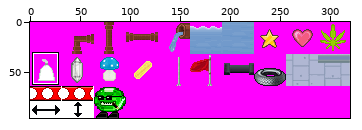
A sprite sheet gets an edit: H3RO_2.0/graphics/tileset3B.png. Above: a wide view before the commit, with the close-up outlined.
Close-up. Before the edit:
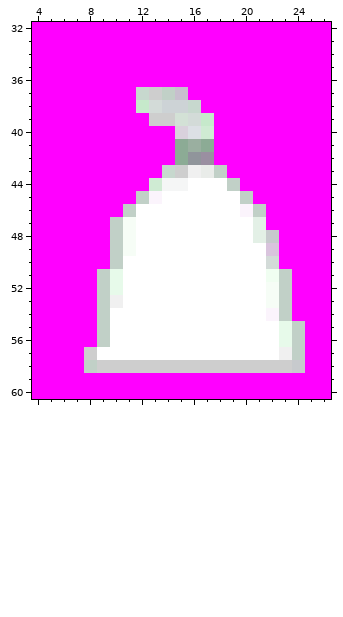
The file is 320x96 pixels. Colours within 5 levels of each other are drawn and written as one. Shown: x 4..26, y 32..60. The commit also changed other parts of the picture, which this record leaves out.
Once edited:
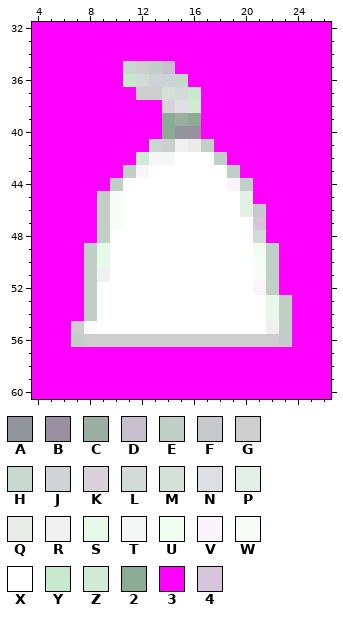
Palette (. is transparent): A #90959b  B #9a8fa1  C #9aafa0  D #c8bfce  E #c1d0c7  F #c7cacd  G #cecece  H #c7d8ce  J #cdd3d6  K #d9d1dc  L #d3dbd8  M #d3e1d6  N #dce0e5  P #e3f0e6  Q #e9ece9  R #f0f0f0  S #e7faea  T #f5f6f6  U #f0fef1  V #fbf4fc  W #f6fdf6  X #ffffff  Y #c6e9cb  Z #cfebd3  2 #8cab95  3 #ff00ff  4 #d9c4dd
From old to new:
@@ x 4..26 @@
 34 33333333333333333333333
-35 33333333333333333333333
-36 33333333333333333333333
-37 33333333HGED33333333333
-38 33333333YLJJH3333333333
-39 333333333GGMLY333333333
-40 33333333333KNZ333333333
-41 333333333332C2333333333
-42 333333333332AB333333333
-43 3333333333HGRQE33333333
-44 333333333ZTTXXXE3333333
-45 33333333EVXXXXXXE333333
-46 3333333EXXXXXXXXVE33333
-47 333333EWXXXXXXXXXP33333
-48 333333EWXXXXXXXXXPF3333
-49 333333EWXXXXXXXXXX43333
-50 333333EXXXXXXXXXXXL3333
-51 33333ESXXXXXXXXXXXUE333
-52 33333ESXXXXXXXXXXXWE333
-53 33333ERXXXXXXXXXXXWE333
-54 33333EXXXXXXXXXXXXVE333
-55 33333EXXXXXXXXXXXXXSE33
-56 33333EXXXXXXXXXXXXXSE33
-57 3333GXXXXXXXXXXXXXXRE33
-58 3333EGGGGGGGGGGGGGGGF33
+35 3333333HGED333333333333
+36 3333333YLJJH33333333333
+37 33333333GGMLY3333333333
+38 3333333333KNZ3333333333
+39 33333333332C23333333333
+40 33333333332AB3333333333
+41 333333333HGRQE333333333
+42 33333333ZTTXXXE33333333
+43 3333333EVXXXXXXE3333333
+44 333333EXXXXXXXXVE333333
+45 33333EWXXXXXXXXXP333333
+46 33333EWXXXXXXXXXPF33333
+47 33333EWXXXXXXXXXX433333
+48 33333EXXXXXXXXXXXL33333
+49 3333ESXXXXXXXXXXXUE3333
+50 3333ESXXXXXXXXXXXWE3333
+51 3333ERXXXXXXXXXXXWE3333
+52 3333EXXXXXXXXXXXXVE3333
+53 3333EXXXXXXXXXXXXXSE333
+54 3333EXXXXXXXXXXXXXSE333
+55 333GXXXXXXXXXXXXXXRE333
+56 333EGGGGGGGGGGGGGGGF333
+57 33333333333333333333333
+58 33333333333333333333333
 59 33333333333333333333333
Changed places in both close-ups, as pixel boxes (x1, y1, x2, y2):
changed: (71, 61, 305, 373)
